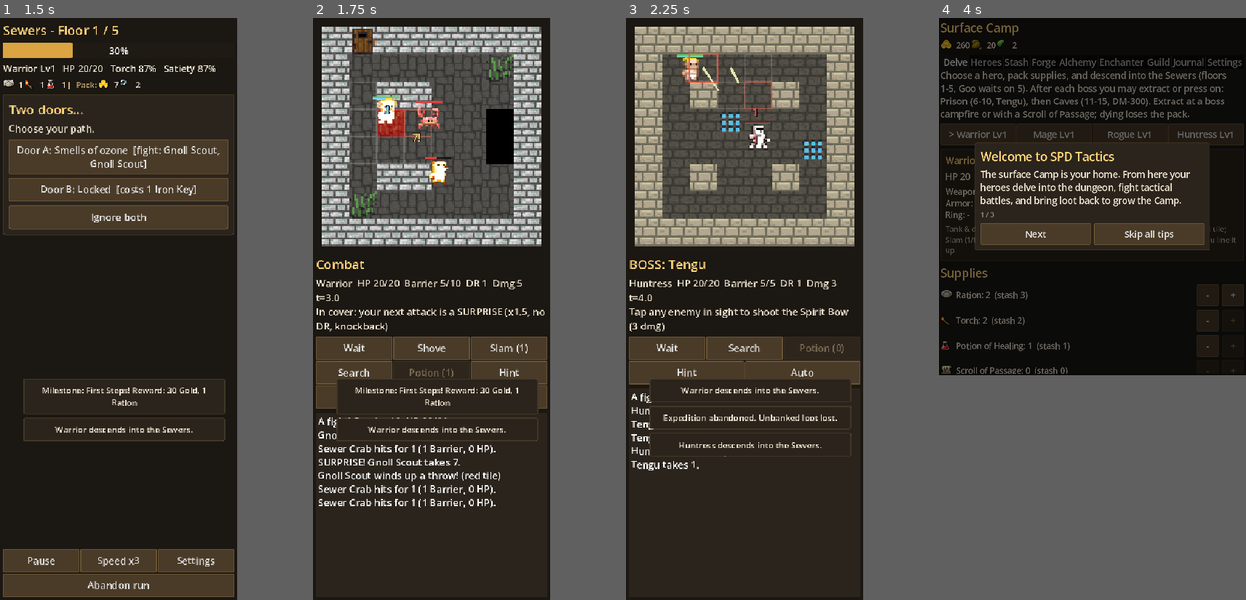
Above: before the commit, frames 1-4 (left to right).
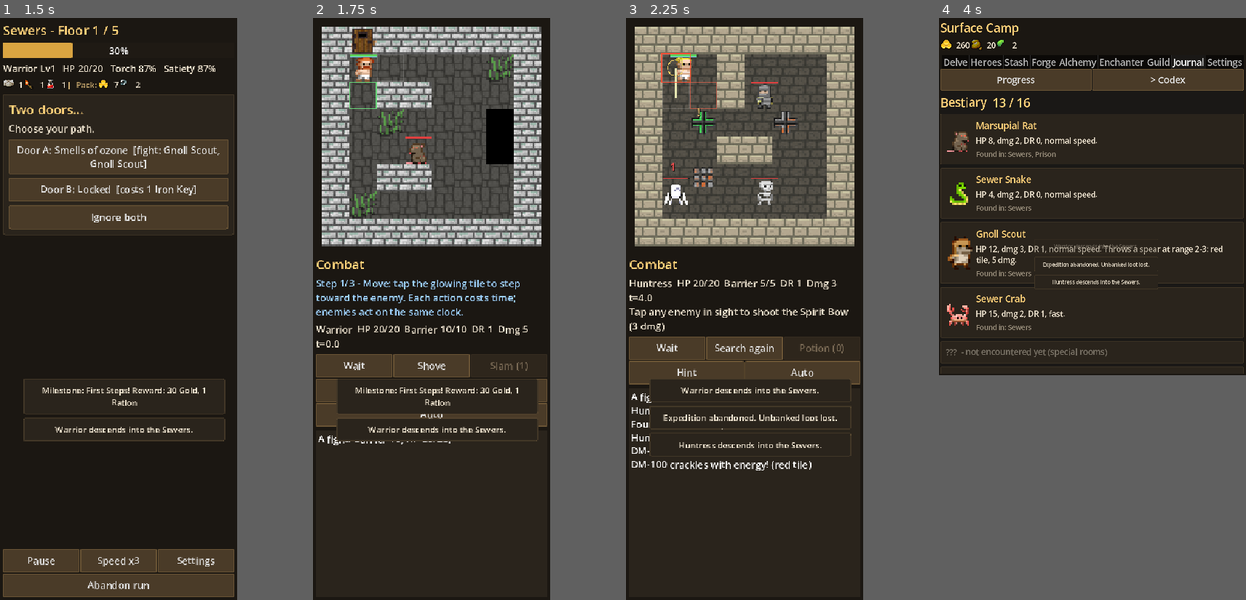
Above: after the commit, the same moments.

Repository: DaltonGoesFast/Idle-Pixel-Dungeon
Game: Godot game, scene res://tests/screenshots.tscn
Two runs of this game, one before a commit and one after it. Both use one fixed random seed, a clock stepped at 60 frames per second and the inputs below. This scene is started directly instead of the project's main scene.
Inputs (mouse positions are in pixels of both pictures, inside the frame that each line leads up to):
- Up to frame 1 (1.5 s): click "> Progress" at 0.5 s; click "> Normal" at 1.25 s
- Up to frame 2 (1.75 s): no input
- Up to frame 3 (2.25 s): click "Wait" at 2 s
- Up to frame 4 (4 s): click "Search" at 2.75 s; click (997, 116) at 3.5 s, where only the run before the commit has a clickable "> Progress"

Frame 1 is identical in both runs. In frame 2, 10% of the frame differs, in the area x 0-77%, y 1-85%; in frame 3, 5.9%; in frame 4, 29%, in the area x 0-100%, y 0-62%.

Commit message:
v0.11.0: guided first fight

Diff:
--- a/scripts/ui/combat_screen.gd
+++ b/scripts/ui/combat_screen.gd
@@ -22,6 +22,9 @@
 var auto := false
 var _auto_t := 0.0
 var finished := false
+## Guided first fight (v0.11.0, DECISIONS #63): 0 = off, 1 move, 2 attack, 3 finish, 4 done
+var guide := 0
+var guide_label: Label
 
 ## `saved` (optional) = Combat.to_dict() from GameState.run.active_fight when resuming after the app was killed.
 func setup(ev: Dictionary, done: Callable, saved := {}) -> void:
@@ -45,6 +48,10 @@
 	grid.set_combat(combat)
 	side = UIKit.vbox(split); side.size_flags_horizontal = SIZE_EXPAND_FILL; side.size_flags_vertical = SIZE_EXPAND_FILL
 	side.add_child(UIKit.header("BOSS: " + DB.mobs[event.mobs[0]].name if event.get("boss", false) else "Combat"))
+	if not event.get("boss", false) and bool(GameState.settings.get("tutorial", true)) and not ("guided_fight" in GameState.tutorial_done):
+		guide = 1
+		guide_label = UIKit.label("", 1.0, Color("9fd3ff")); guide_label.autowrap_mode = TextServer.AUTOWRAP_WORD_SMART
+		side.add_child(guide_label)
 	status = UIKit.label(""); side.add_child(status)
 	buttons = HFlowContainer.new(); side.add_child(buttons)
 	log_scroll = ScrollContainer.new(); log_scroll.size_flags_vertical = SIZE_EXPAND_FILL
@@ -92,6 +99,7 @@
 	if int(h.get("poison", 0)) > 0: line += "\nPOISONED: -1 HP per turn for %d turns" % int(h.poison)
 	if combat.surprise_ready(): line += "\nIn cover: your next attack is a SURPRISE (x%.1f, no DR, knockback)" % float(h.surprise_mult)
 	status.text = line
+	_guide_update()
 	if main and not finished:
 		if combat.surprise_ready(): main.tip("surprise")
 		if not combat.danger.is_empty(): main.tip("telegraph")
@@ -114,6 +122,33 @@
 	_btn("Auto: ON" if auto else "Auto", func(): auto = not auto; _refresh())
 	_refresh_log()
 
+## Guided first fight: a step banner + a glowing tile showing exactly what to tap. Never blocks input.
+func _guide_update() -> void:
+	if guide == 0 or guide_label == null: return
+	var h := combat.hero
+	var foes := combat.enemies()
+	var adj := foes.filter(func(e): return Combat.cheb(e.pos, h.pos) == 1)
+	if finished:
+		if guide < 4:
+			guide = 4
+			if not ("guided_fight" in GameState.tutorial_done): GameState.tutorial_done.append("guided_fight")
+		guide_label.text = "Tutorial complete! Fights are won by positioning: fight in doorways, step off red tiles, and use your class ability." if combat.won else "You fell - that's part of learning. Gear cracks, but the Camp keeps everything you banked."
+		return
+	if guide <= 2 and (combat.kills > 0 or foes.any(func(e): return e.hp < e.ht)): guide = 3
+	if guide == 1 and not adj.is_empty(): guide = 2
+	match guide:
+		1:
+			guide_label.text = "Step 1/3 - Move: tap the glowing tile to step toward the enemy. Each action costs time; enemies act on the same clock."
+			if not foes.is_empty():
+				var st = combat.path_step(h.pos, foes[0].pos, true, true, true)
+				if st != null: grid.hint_cell = st
+		2:
+			guide_label.text = "Step 2/3 - Attack: tap the glowing enemy next to you."
+			grid.hint_cell = adj[0].pos if not adj.is_empty() else Vector2i(-1, -1)
+		3:
+			guide_label.text = "Step 3/3 - Finish it! Blue bar = Barrier (soaks hits first, refills each fight). Red tiles = an attack is coming: step off. Stuck? Tap Hint."
+	grid.queue_redraw()
+
 func _refresh_log() -> void:
 	log_label.clear()
 	for l in combat.log_lines: log_label.append_text(l + "\n")
--- a/tests/screenshots.gd
+++ b/tests/screenshots.gd
@@ -35,6 +35,10 @@
 			main.show_delve(); main.delve.running = false
 			for i in 30: Delve.advance(GameState, 1.0)
 			main.delve.pending = {"kind": "door", "door": DB.doors[0]}; main.delve._show_card()])
+		plan.append([sz, "guided", func():
+			GameState.settings.tutorial = true; GameState.tutorial_done = ["first_fight", "welcome", "delve_bar"]
+			main.start_combat(Delve.combat_event(GameState.run, Delve.rng_for(GameState.run, 3), ["rat"]), func(_r): pass)
+			GameState.settings.tutorial = false])
 		plan.append([sz, "combat", func():
 			main.start_combat(Delve.combat_event(GameState.run, Delve.rng_for(GameState.run, 3), ["gnoll", "crab"]), func(_r): pass)
 			for i in 3: main.screen._do_bot()])
--- a/tests/ui_smoke.gd
+++ b/tests/ui_smoke.gd
@@ -51,12 +51,19 @@
 		print("UI SMOKE: timeout at stage ", stage, " screen ", main.screen.get_script().resource_path, " run ", GameState.run.get("biome"), " f", GameState.run.get("floor"), " pending ", main.delve.pending if main.delve else "-")
 		if main.screen.get("combat") != null: print("  last log: ", main.screen.combat.log_lines.slice(-6))
 		get_tree().quit(1)
+var guided_checked := false
 
 func _drive() -> void:
 	var s = main.screen
 	if s.get_script().resource_path.ends_with("combat_screen.gd"):
 		if not s.finished and s.grid.tileset != DB.biomes[GameState.run.biome].tile:
 			_check(false, "fights use the biome's tileset")
+		if stage == 0 and not guided_checked and not s.finished:
+			guided_checked = true
+			_check(s.guide >= 1 and s.guide_label.text.begins_with("Step"), "first fight is guided")
+			_check(s.guide != 1 or s.grid.hint_cell.x >= 0, "guided step 1 highlights a tile")
+		if stage > 0 and s.guide > 0 and not s.finished and "guided_fight" in GameState.tutorial_done:
+			_check(false, "guided fight only once")
 		if not s.finished:
 			s._do_bot()
 			if stage == 0 and s.combat.log_lines.size() >= 3 and not s.finished and not resumed:
@@ -127,6 +134,7 @@
 				GameState.add_mat("potion_healing", 3); s.loadout.potion_healing = 3; GameState.facilities.alchemy.level = 3
 			s.chosen_hero = classes[ci]; s._start(); main.delve.fast = true
 			return
+		_check("guided_fight" in GameState.tutorial_done, "guided first fight completed and remembered")
 		for t in ["welcome", "delve_bar", "first_fight", "floor_done"]:
 			_check(tips_seen.has(t), "tutorial tip shown: " + t)
 		_check(not main.tip_open() and "welcome" in GameState.tutorial_done, "tips are remembered once dismissed")
Not shown, changed: export_presets.cfg
Not shown, changed: docs/ARCHITECTURE.md
Not shown, changed: docs/CHANGELOG.md
Not shown, changed: docs/DECISIONS.md
Not shown, changed: docs/ROADMAP.md
Not shown, changed: docs/TESTING.md
